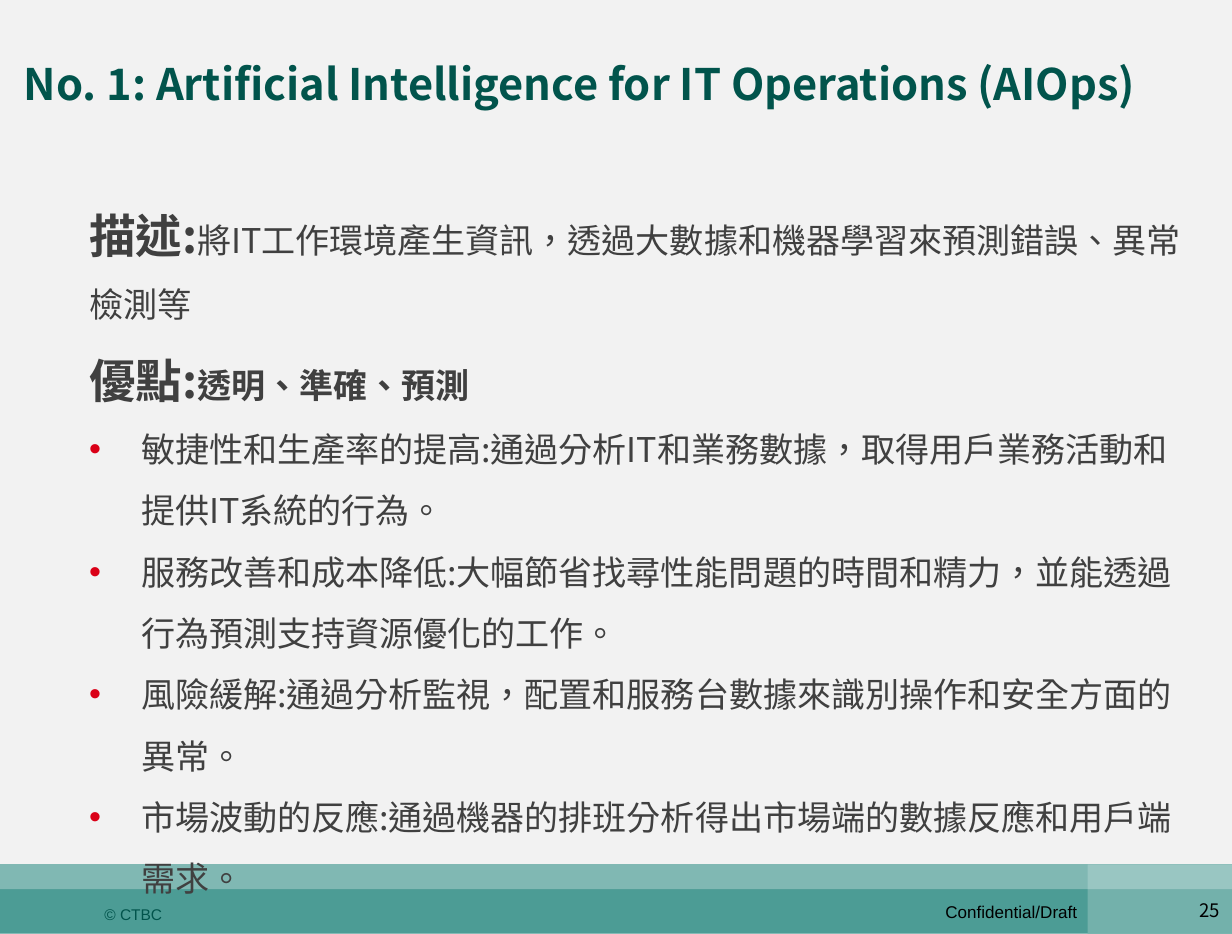
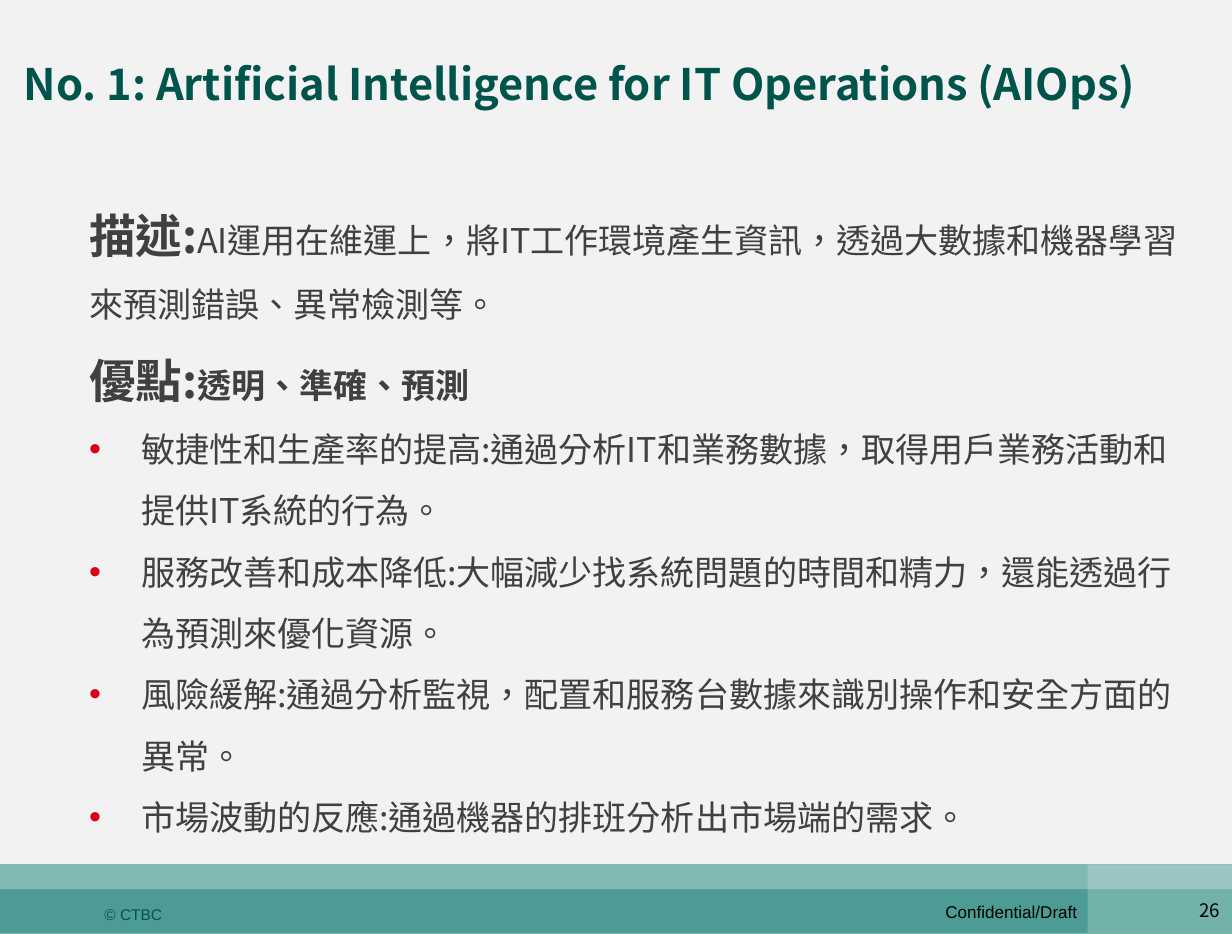
Before and after one commit to shaven105/duh, a slide deck: slide 26 of QQ2.pptx (slide 25 before the commit). Drawn at 1232x934 pixels with LibreOffice and Linux fonts; fonts in the diff are those of the drawing. Boxes give left, top, right and bottom in pixels: in the first picture for what was removed or moved away, otherwise in the second. Text is boxed around its words. In the diff, an @@ line names an element or a change of style, - is before the commit and + after.

```diff
--- a/QQ2.pptx
+++ b/QQ2.pptx
@@ text at [89, 213, 1177, 320]: text changed @@
-描述:將IT工作環境產生資訊，透過大數據和機器學習來預測錯誤、異常檢測等
+描述:AI運用在維運上，將IT工作環境產生資訊，透過大數據和機器學習來預測錯誤、異常檢測等。
@@ text at [141, 556, 1171, 649]: text changed @@
-• 服務改善和成本降低:大幅節省找尋性能問題的時間和精力，並能透過行為預測支持資源優化的工作。
+• 服務改善和成本降低:大幅減少找系統問題的時間和精力，還能透過行為預測來優化資源。
@@ text at [141, 801, 967, 833]: text changed @@
-• 市場波動的反應:通過機器的排班分析得出市場端的數據反應和用戶端需求。
+• 市場波動的反應:通過機器的排班分析出市場端的需求。
@@ page number at [1199, 903, 1220, 917]: text changed @@
-25
+26
```
Also in this commit, not shown: 5 other slides changed, 4 slides added, 15 slides removed, 3 other files.
